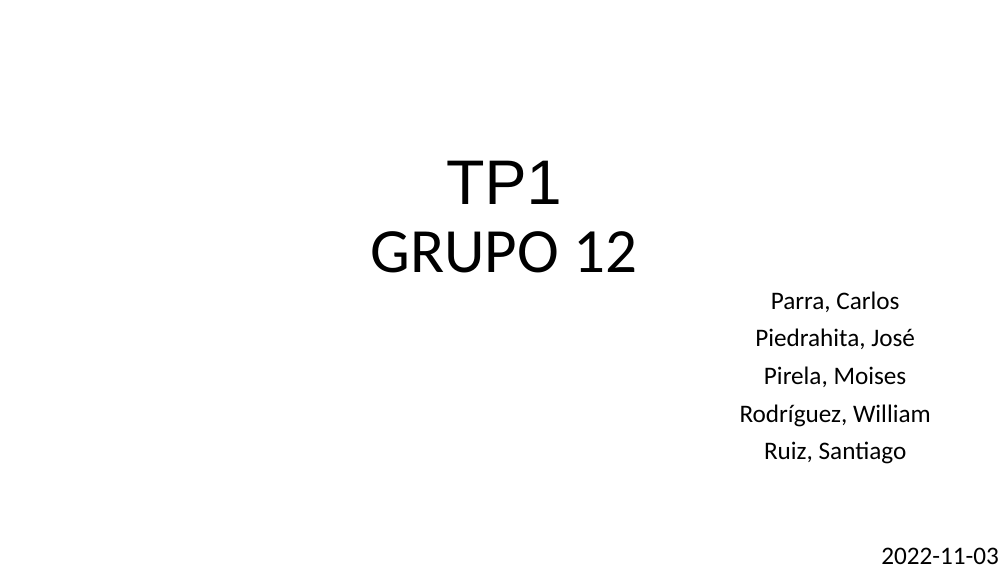
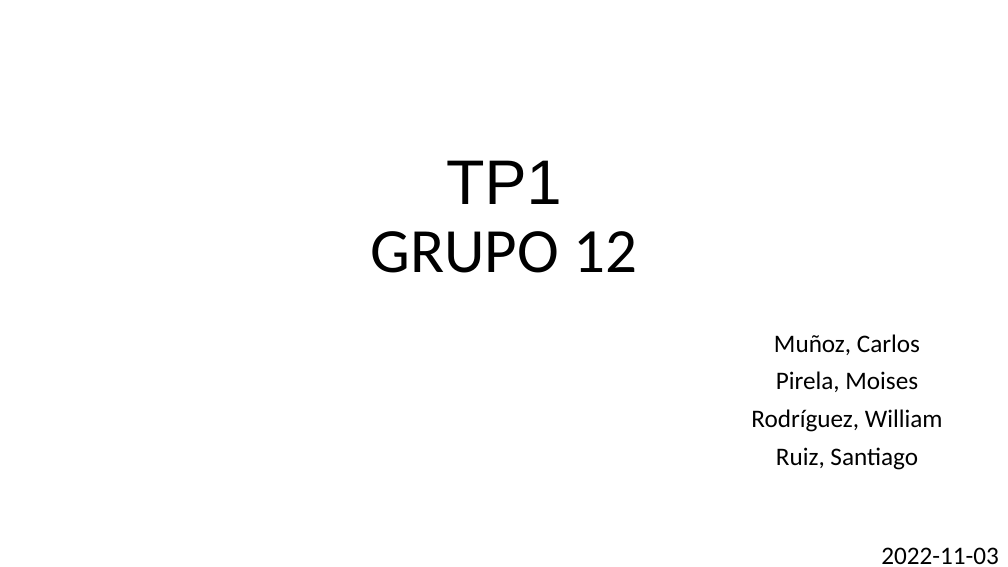
Before and after one commit to asasa293/limpieza_datos, a slide deck: slide 1 of TP1/TP1_GRUPO12.pptx. Drawn at 1008x567 pixels with LibreOffice and Linux fonts; fonts in the diff are those of the drawing. Boxes give left, top, right and bottom in pixels: in the first picture for what was removed or moved away, otherwise in the second. Text is boxed around its words. In the diff, an @@ line names an element or a change of style, - is before the commit and + after.

```diff
--- a/TP1/TP1_GRUPO12.pptx
+++ b/TP1/TP1_GRUPO12.pptx
@@ subtitle "Muñoz, Carlos": place and size @@
-subtitle "Muñoz, Carlos" at (740,291,931,464)
+subtitle "Muñoz, Carlos" at (751,334,943,470)
@@ subtitle at (774,334,920,355): text changed @@
-Parra, Carlos
-Piedrahita, José
+Muñoz, Carlos
```
Also in this commit, not shown: 1 other slide changed, 1 other file.
